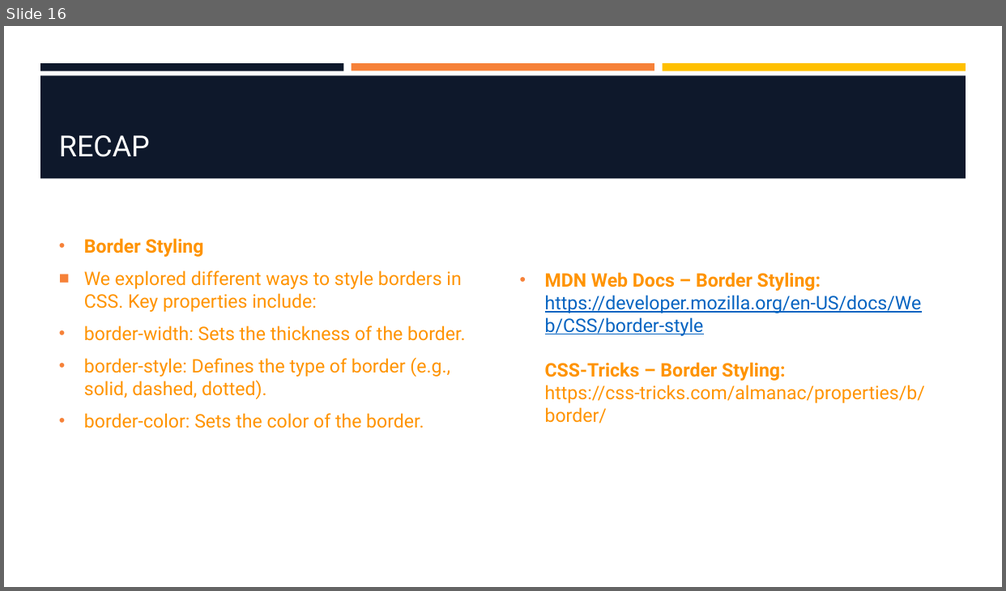
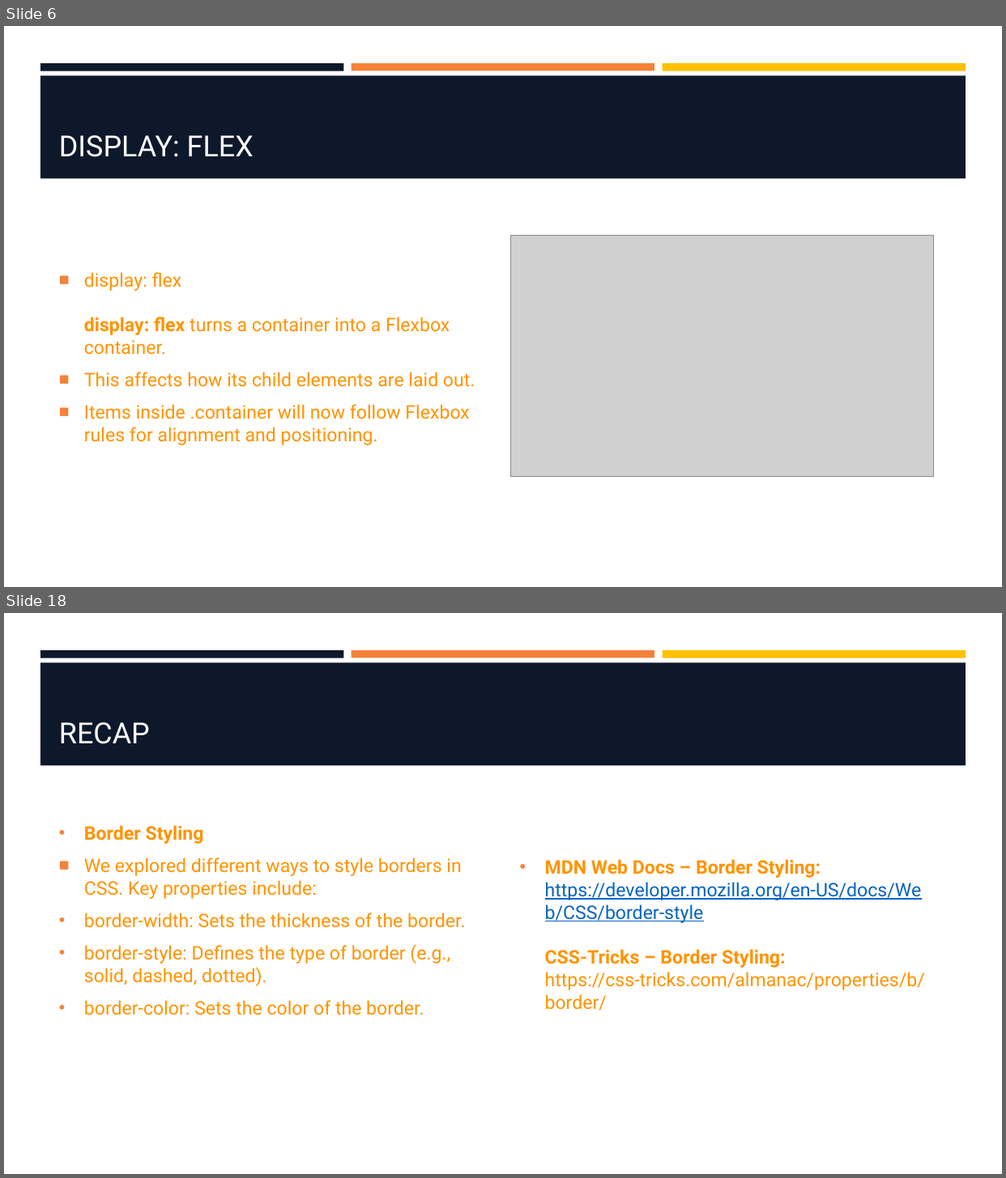
Before and after one commit to hawkeye1900/SBC-Sept24, a slide deck: week-2/W2-S3-FlexBox/W2-S3-FlexBox.pptx. Shown one above the other, each under a label of ours: slide 16 before the commit, slides 6 and 18 after it; the slides between them are not shown. The pictures are 1006x591 and 1006x1178 pixels, drawn with LibreOffice and Linux fonts; fonts in the diff are those of the drawing; grey boxes stand for pictures; background and template pictures are left out. Boxes give left, top, right and bottom in pixels: in the first picture for what was removed or moved away, otherwise in the second. Text is boxed around its words. In the diff, an @@ line names an element or a change of style, - is before the commit and + after.

```diff
--- a/week-2/W2-S3-FlexBox/W2-S3-FlexBox.pptx
+++ b/week-2/W2-S3-FlexBox/W2-S3-FlexBox.pptx
@@ slide 6 added at (4, 26, 1002, 587), background #FFFFFF; not listed: 4 template elements that a slide beside it also shows @@
@@ title added at (59, 135, 253, 157), 28 pt, text #FFFFFF @@
+DISPLAY: FLEX
@@ picture added at (511, 236, 934, 476) @@
@@ text added at (84, 272, 475, 446), 18 pt, text #FF9300 @@
+■ display: flex
+  display: flex turns a container into a Flexbox container.
+■ This affects how its child elements are laid out.
+■ Items inside .container will now follow Flexbox rules for alignment and positioning.
@@ what was slide 16 is now slide 18 @@
```
Also in this commit, not shown: 4 slides changed, 12 other slides added, 11 slides removed, 2 other files.
